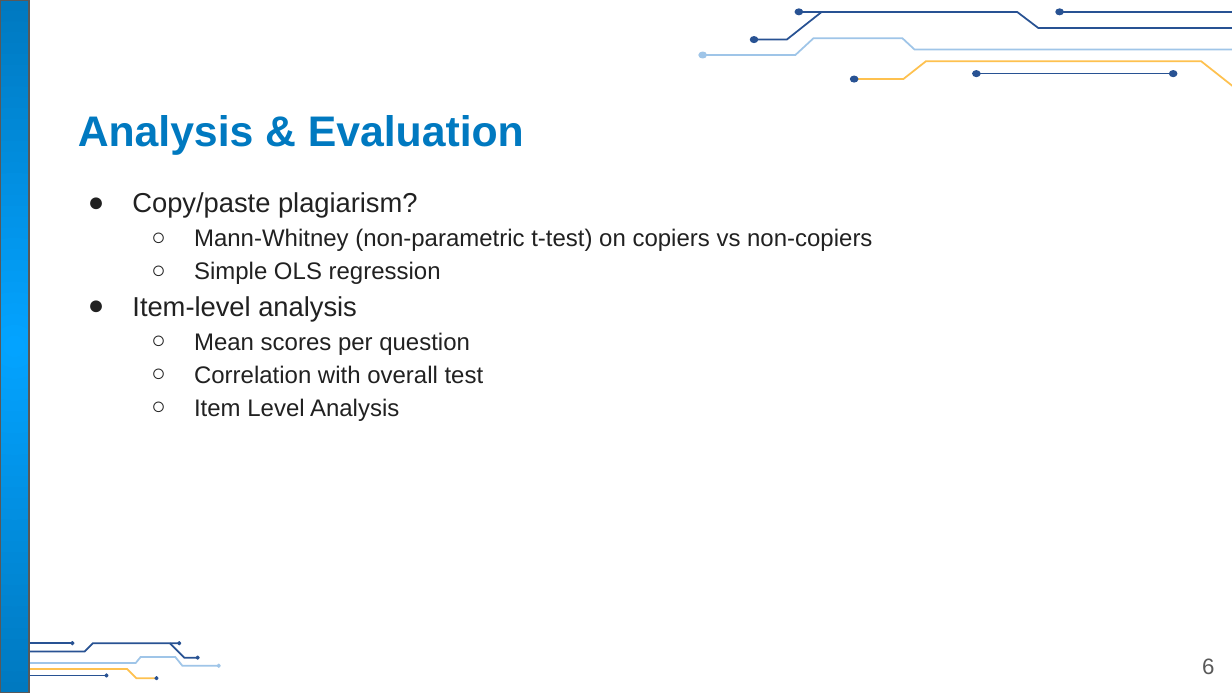
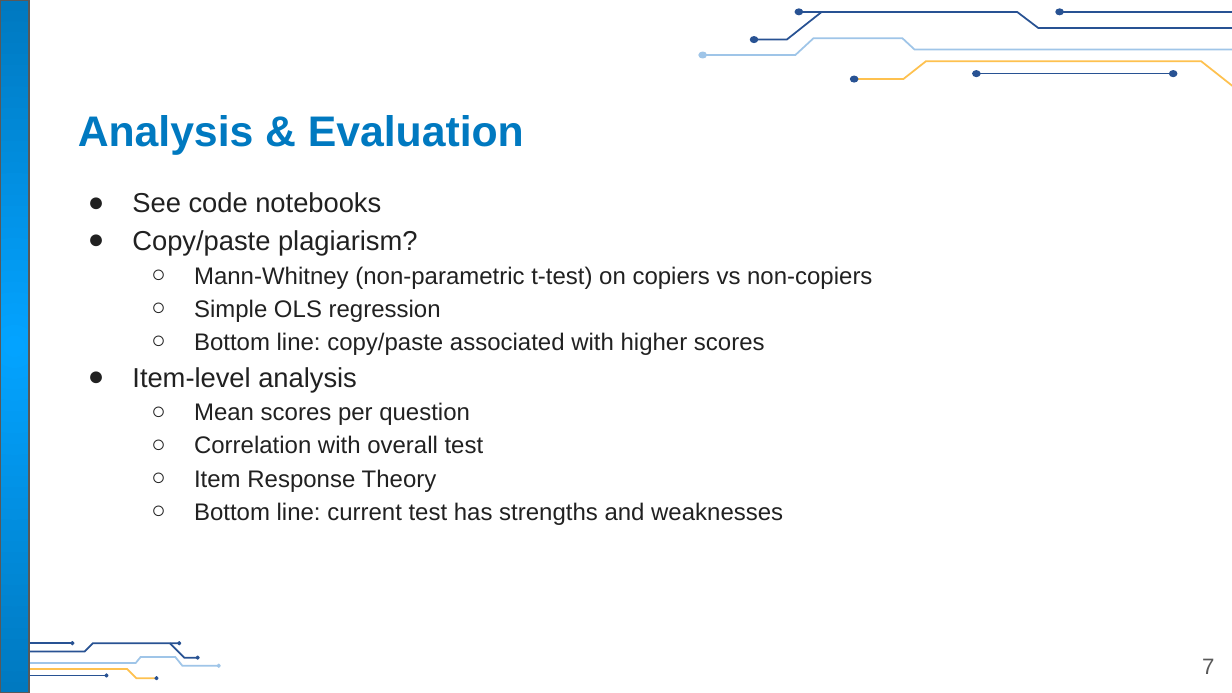
Before and after one commit to flipsmash/PS_demo, a slide deck: slide 7 of Presentation/Finnegan_Sr_Mgr_Learner_Eval&Analytics_Thought_Exercise.pptx (slide 6 before the commit). Drawn at 1232x693 pixels with LibreOffice and Linux fonts; fonts in the diff are those of the drawing; background and template pictures are left out. Boxes give left, top, right and bottom in pixels: in the first picture for what was removed or moved away, otherwise in the second. Text is boxed around its words. In the diff, an @@ line names an element or a change of style, - is before the commit and + after.

```diff
--- a/Presentation/Finnegan_Sr_Mgr_Learner_Eval&Analytics_Thought_Exercise.pptx
+++ b/Presentation/Finnegan_Sr_Mgr_Learner_Eval&Analytics_Thought_Exercise.pptx
@@ text at (132, 192, 381, 213): paragraph added @@
+● See code notebooks
@@ text at (194, 332, 765, 355): paragraph added @@
+  ○ Bottom line: copy/paste associated with higher scores
@@ text at (194, 469, 783, 525): text changed @@
-  ○ Item Level Analysis
+  ○ Item Response Theory
+  ○ Bottom line: current test has strengths and weaknesses
@@ page number at (1202, 658, 1214, 674): text changed @@
-6
+7
```
Also in this commit, not shown: 5 other slides changed, 2 slides added, 1 slide removed, 6 other files.
